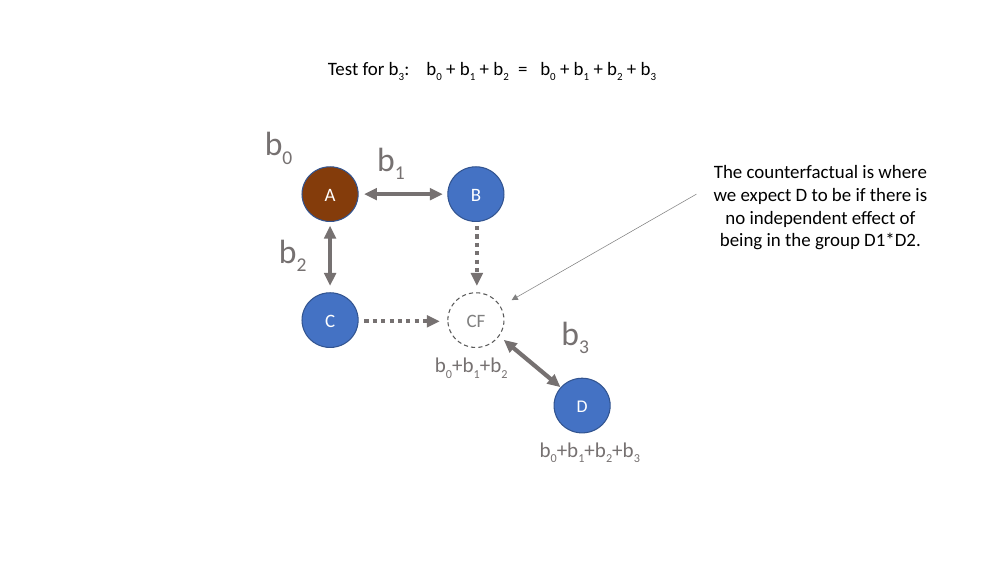
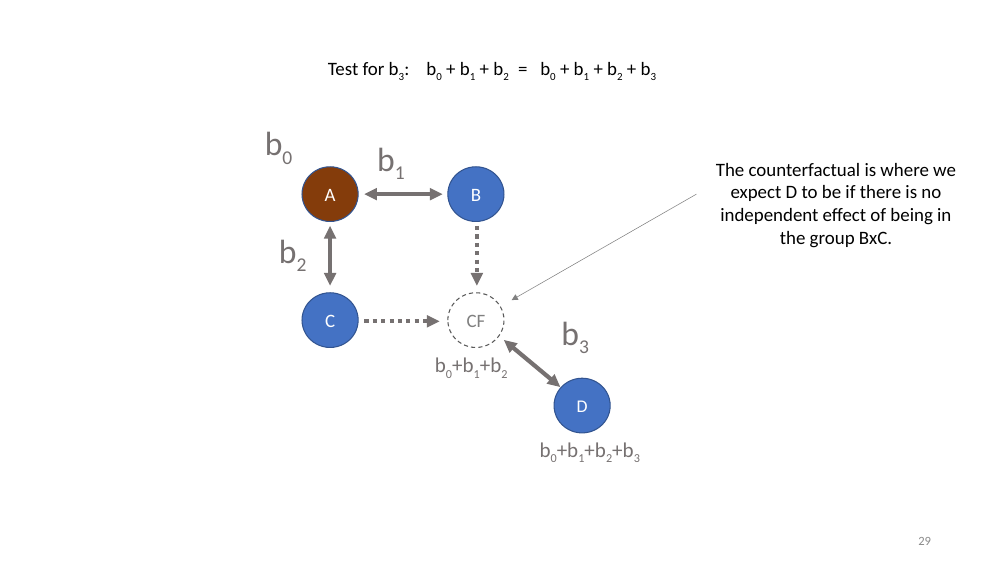
Before and after one commit to Watts-College/cpp-523-template, a slide deck: slide 29 of lectures/hypotheses-tests-with-dummy-variables.pptx (slide 27 before the commit). Drawn at 1008x567 pixels with LibreOffice and Linux fonts; fonts in the diff are those of the drawing. Boxes give left, top, right and bottom in pixels: in the first picture for what was removed or moved away, otherwise in the second. Text is boxed around its words. In the diff, an @@ line names an element or a change of style, - is before the commit and + after.

```diff
--- a/lectures/hypotheses-tests-with-dummy-variables.pptx
+++ b/lectures/hypotheses-tests-with-dummy-variables.pptx
@@ text at <box>716,163,956,248</box>: text changed @@
-The counterfactual is where we expect D to be if there is no independent effect of being in the group D1*D2.
+The counterfactual is where we expect D to be if there is no independent effect of being in the group BxC.
@@ page number added at <box>918,537,931,545</box>, 12 pt, text #8C8C8C @@
+29
```
Also in this commit, not shown: 31 other slides changed, 3 slides added, 1 other file.
